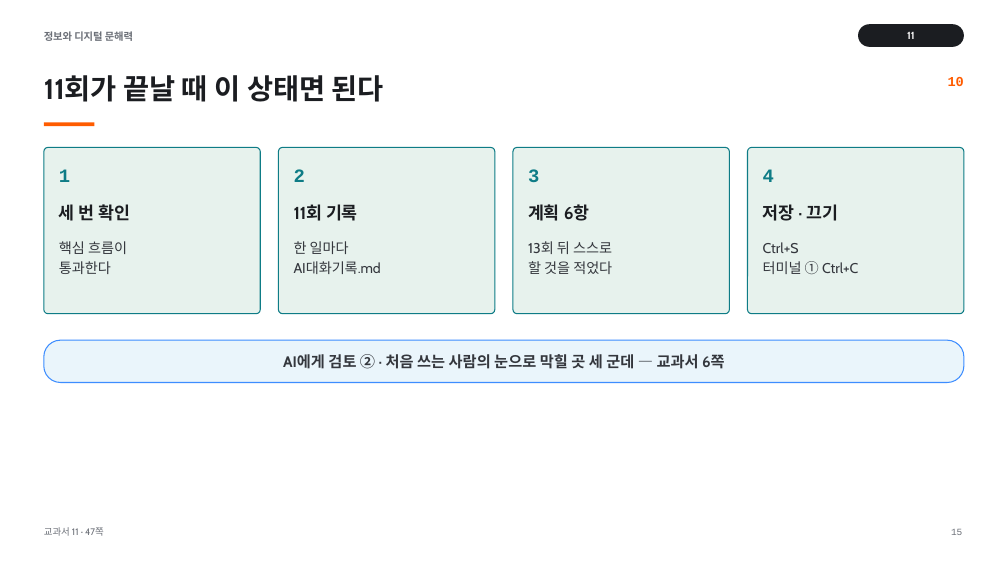
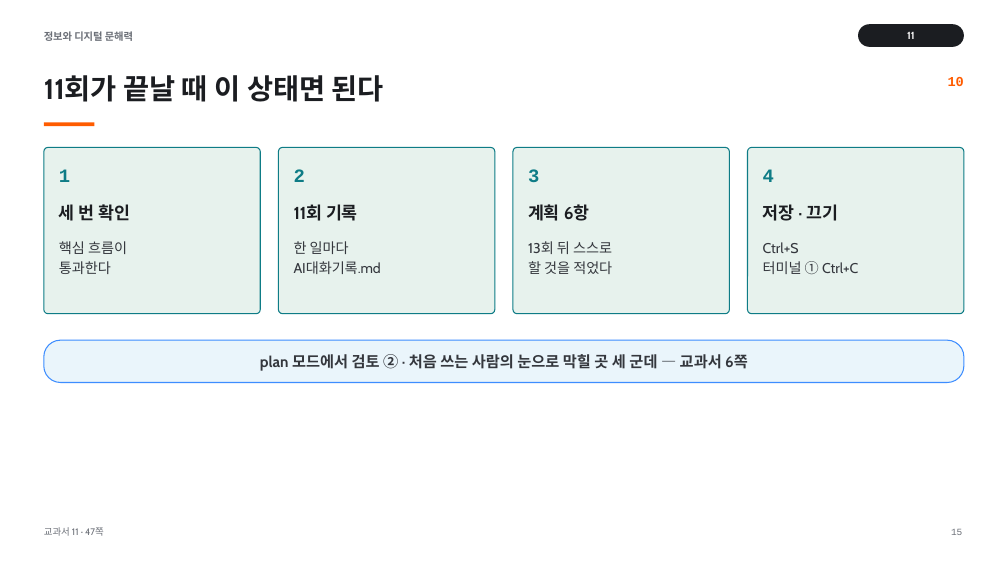
Before and after one commit to vcl-korea/2026-2nd-semester__jdh, a slide deck: slide 15 of 11/ppt/11_서비스_개발하기.pptx. Drawn at 1008x567 pixels with LibreOffice and Linux fonts; fonts in the diff are those of the drawing. Boxes give left, top, right and bottom in pixels: in the first picture for what was removed or moved away, otherwise in the second. Text is boxed around its words. In the diff, an @@ line names an element or a change of style, - is before the commit and + after.

```diff
--- a/11/ppt/11_서비스_개발하기.pptx
+++ b/11/ppt/11_서비스_개발하기.pptx
@@ text at box(260, 354, 748, 371): text changed @@
-AI에게 검토 ② · 처음 쓰는 사람의 눈으로 막힐 곳 세 군데 — 교과서 6쪽
+plan 모드에서 검토 ② · 처음 쓰는 사람의 눈으로 막힐 곳 세 군데 — 교과서 6쪽
```
Also in this commit, not shown: 9 other slides changed, 49 other files.
